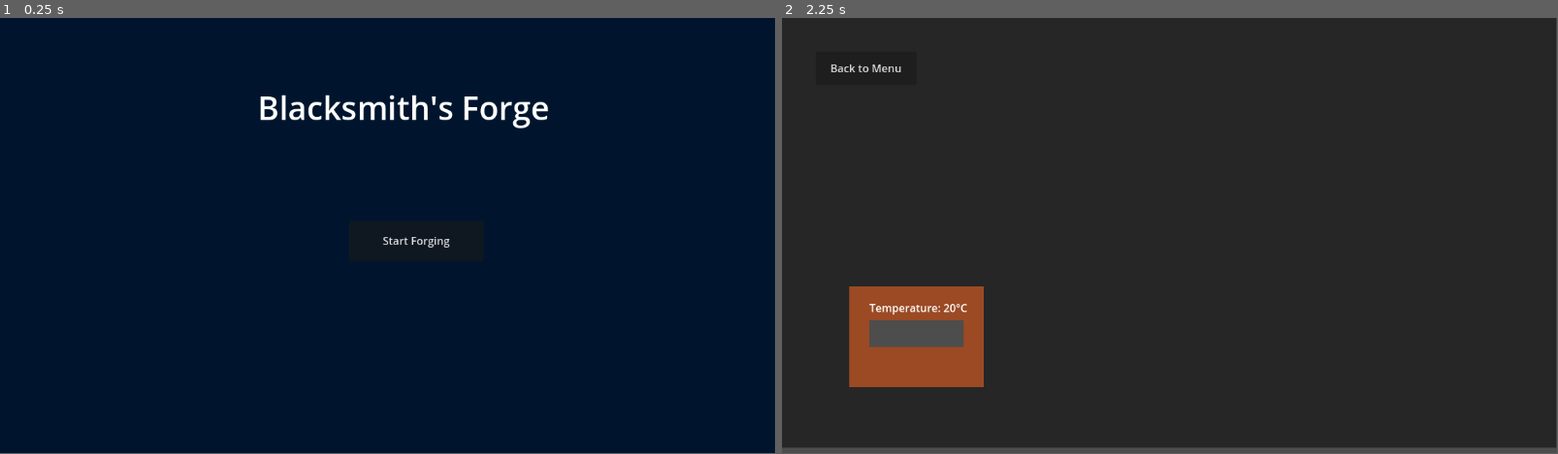
Above: before the commit, frames 1-2 (left to right).
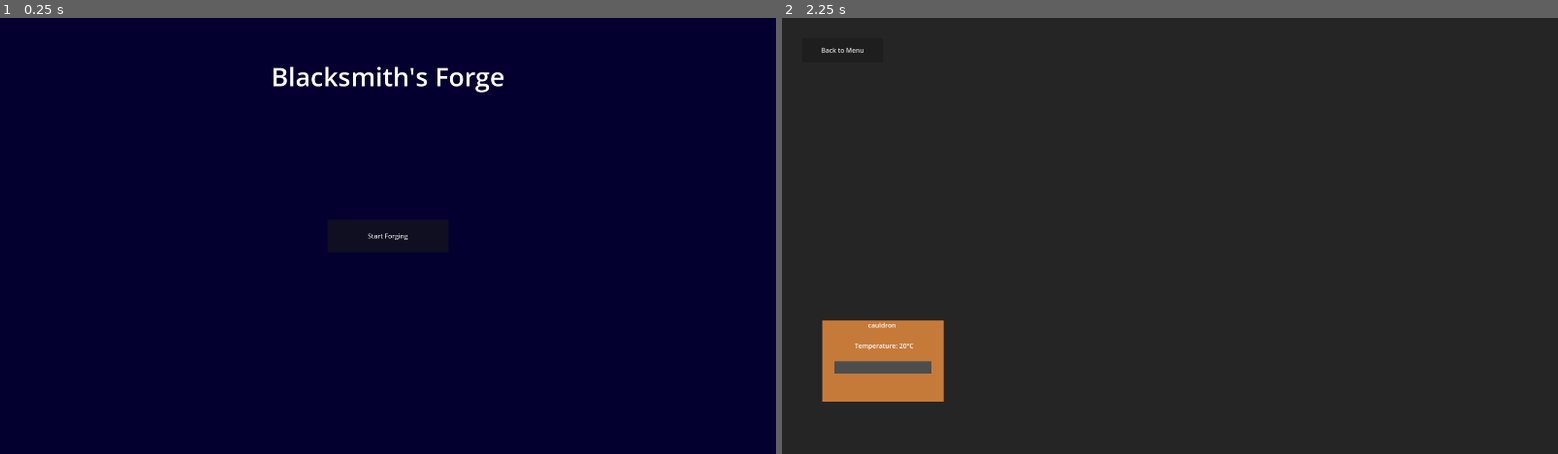
Above: after the commit, the same moments.

Repository: syleshkumar22/blacksmith-forge
Game: Godot game, scene res://main_menu.tscn
Two runs of this game, one before a commit and one after it. Both use one fixed random seed, a clock stepped at 60 frames per second and the inputs below.
Inputs:
- Up to frame 1 (0.25 s): no input
- Up to frame 2 (2.25 s): click "Start Forging" at 0.5 s; click "Back to Menu" at 1.25 s; click "Start Forging" at 2 s
In our replay, the window is 799x449 before the commit and 800x450 after it. These sizes can differ from the game's own. Grey fills any space a smaller window leaves; there, only what the larger window draws over its background counts as a difference.

The runs differ from the first frame. In frame 1, 1.7% of the frame differs, in the area x 33-71%, y 11-53%; in frame 2, 6.4%, in the area x 0-100%, y 0-100%.

Commit message:
Rebuild scenes with proper anchor-based scaling

Diff:
--- a/main_menu.gd
+++ b/main_menu.gd
@@ -1,15 +1,7 @@
-extends Node
+extends Control
 
-
-# Called when the node enters the scene tree for the first time.
 func _ready() -> void:
-	pass # Replace with function body.
-
-
-# Called every frame. 'delta' is the elapsed time since the previous frame.
-func _process(delta: float) -> void:
 	pass
-
 
 func _on_button_pressed() -> void:
 	print("Button clicked! Starting game...")
--- a/main_menu.tscn
+++ b/main_menu.tscn
@@ -1,10 +1,14 @@
 [gd_scene load_steps=2 format=3 uid="uid://5lqwscwn7q3y"]
 
-[ext_resource type="Script" uid="uid://tqlr1fgf6gtj" path="res://main_menu.gd" id="1_06t4h"]
+[ext_resource type="Script" uid="uid://dkd4a14ymn442" path="res://main_menu.gd" id="1_06t4h"]
 
 [node name="MainMenu" type="Control"]
 layout_mode = 3
-anchors_preset = 0
+anchors_preset = 15
+anchor_right = 1.0
+anchor_bottom = 1.0
+grow_horizontal = 2
+grow_vertical = 2
 script = ExtResource("1_06t4h")
 
 [node name="ColorRect" type="ColorRect" parent="."]
@@ -12,27 +16,38 @@
 anchors_preset = 15
 anchor_right = 1.0
 anchor_bottom = 1.0
-offset_right = 1152.0
-offset_bottom = 648.0
 grow_horizontal = 2
 grow_vertical = 2
-color = Color(0, 0.08235294, 0.1764706, 1)
+color = Color(0.011076468, 0.0018021477, 0.18504664, 1)
 
 [node name="Label" type="Label" parent="."]
-layout_mode = 0
-offset_left = 383.0
+layout_mode = 1
+anchors_preset = 5
+anchor_left = 0.5
+anchor_right = 0.5
+offset_left = -72.5
 offset_top = 100.0
-offset_right = 816.0
-offset_bottom = 167.0
-theme_override_font_sizes/font_size = 48
+offset_right = 72.5
+offset_bottom = 123.0
+grow_horizontal = 2
+theme_override_font_sizes/font_size = 64
 text = "Blacksmith's Forge"
+horizontal_alignment = 1
 
 [node name="Button" type="Button" parent="."]
-layout_mode = 0
-offset_left = 519.0
-offset_top = 302.0
-offset_right = 719.0
-offset_bottom = 362.0
+custom_minimum_size = Vector2(300, 80)
+layout_mode = 1
+anchors_preset = 8
+anchor_left = 0.5
+anchor_top = 0.5
+anchor_right = 0.5
+anchor_bottom = 0.5
+offset_left = -4.0
+offset_top = -4.0
+offset_right = 4.0
+offset_bottom = 4.0
+grow_horizontal = 2
+grow_vertical = 2
 text = "Start Forging"
 
 [connection signal="pressed" from="Button" to="." method="_on_button_pressed"]
--- a/project.godot
+++ b/project.godot
@@ -14,3 +14,11 @@
 run/main_scene="uid://5lqwscwn7q3y"
 config/features=PackedStringArray("4.5", "Forward Plus")
 config/icon="res://icon.svg"
+
+[display]
+
+window/size/viewport_width=1920
+window/size/viewport_height=1080
+window/stretch/mode="canvas_items"
+window/stretch/aspect="expand"
+window/stretch/scale_mode="integer"
--- a/workshop.gd
+++ b/workshop.gd
@@ -1,5 +1,7 @@
-extends Node
+extends Control
 
+func _ready() -> void:
+	pass
 
 func _on_button_pressed() -> void:
 	get_tree().change_scene_to_file("res://main_menu.tscn")
--- a/workshop.tscn
+++ b/workshop.tscn
@@ -1,50 +1,82 @@
 [gd_scene load_steps=3 format=3 uid="uid://d13q3gd1h4lic"]
 
-[ext_resource type="Script" uid="uid://dcsilsgd4slct" path="res://workshop.gd" id="1_qrwm2"]
+[ext_resource type="Script" uid="uid://cbgca8oedfotu" path="res://workshop.gd" id="1_qrwm2"]
 [ext_resource type="Script" uid="uid://doccv6kxpfbc5" path="res://metal_bar.gd" id="2_4mwdg"]
 
 [node name="Workshop" type="Control"]
 layout_mode = 3
-anchors_preset = 0
+anchors_preset = 15
+anchor_right = 1.0
+anchor_bottom = 1.0
+grow_horizontal = 2
+grow_vertical = 2
 script = ExtResource("1_qrwm2")
 
 [node name="ColorRect" type="ColorRect" parent="."]
-layout_mode = 0
-offset_right = 1151.0
-offset_bottom = 640.0
-color = Color(0.1494745, 0.14947453, 0.1494745, 1)
-
-[node name="Button" type="Button" parent="."]
-layout_mode = 0
-offset_left = 50.0
-offset_top = 50.0
-offset_right = 200.0
-offset_bottom = 100.0
-text = "Back to Menu"
+layout_mode = 1
+anchors_preset = 15
+anchor_right = 1.0
+anchor_bottom = 1.0
+grow_horizontal = 2
+grow_vertical = 2
+color = Color(0.14586785, 0.14586785, 0.14586785, 1)
 
 [node name="Forge" type="ColorRect" parent="."]
-layout_mode = 0
+layout_mode = 1
+anchors_preset = 2
+anchor_top = 1.0
+anchor_bottom = 1.0
 offset_left = 100.0
-offset_top = 400.0
-offset_right = 300.0
-offset_bottom = 550.0
-color = Color(0.6068666, 0.28922576, 0.14120549, 1)
+offset_top = -330.0
+offset_right = 400.0
+offset_bottom = -130.0
+grow_vertical = 0
+color = Color(0.77798927, 0.4769048, 0.22689912, 1)
 
 [node name="MetalBar" type="ColorRect" parent="."]
-layout_mode = 0
+layout_mode = 1
+anchors_preset = 2
+anchor_top = 1.0
+anchor_bottom = 1.0
 offset_left = 130.0
-offset_top = 450.0
-offset_right = 270.0
-offset_bottom = 490.0
-color = Color(0.37036446, 0.3703645, 0.37036446, 1)
+offset_top = -230.0
+offset_right = 370.0
+offset_bottom = -200.0
+grow_vertical = 0
+color = Color(0.39118537, 0.39118534, 0.39118534, 1)
 script = ExtResource("2_4mwdg")
+
+[node name="pot" type="Label" parent="."]
+layout_mode = 1
+anchors_preset = 2
+anchor_top = 1.0
+anchor_bottom = 1.0
+offset_left = 213.0
+offset_top = -331.0
+offset_right = 359.0
+offset_bottom = -308.0
+grow_vertical = 0
+text = "cauldron"
 
 [node name="TemperatureLabel" type="Label" parent="."]
 layout_mode = 1
-offset_left = 130.0
-offset_top = 420.0
-offset_right = 276.0
-offset_bottom = 443.0
+anchors_preset = 2
+anchor_top = 1.0
+anchor_bottom = 1.0
+offset_left = 180.0
+offset_top = -280.0
+offset_right = 326.0
+offset_bottom = -257.0
+grow_vertical = 0
 text = "Temperature: 20°C"
 
+[node name="Button" type="Button" parent="."]
+custom_minimum_size = Vector2(200, 60)
+layout_mode = 1
+offset_left = 50.0
+offset_top = 50.0
+offset_right = 250.0
+offset_bottom = 110.0
+text = "Back to Menu"
+
 [connection signal="pressed" from="Button" to="." method="_on_button_pressed"]
Not shown, changed: main_menu.gd.uid
Not shown, changed: workshop.gd.uid
